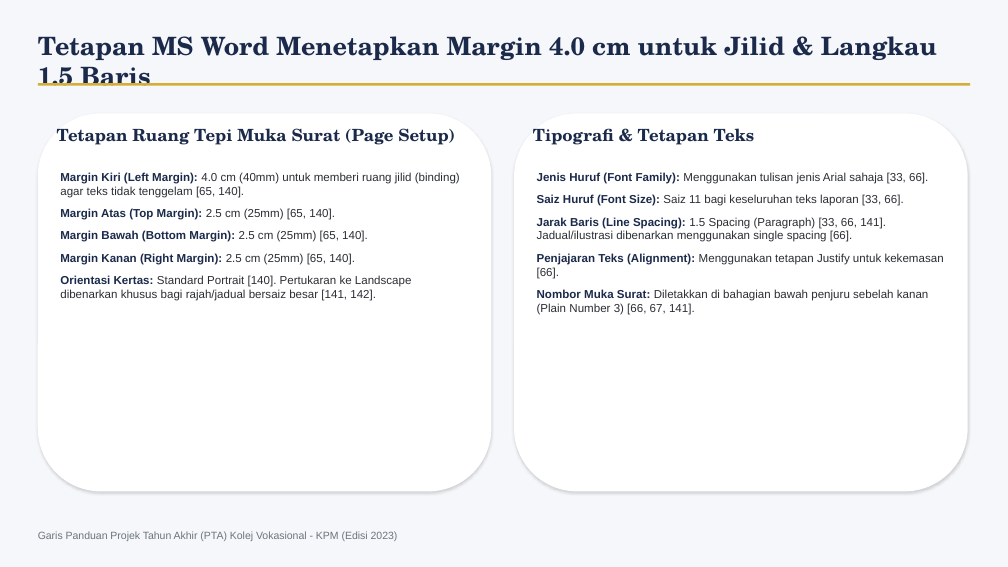
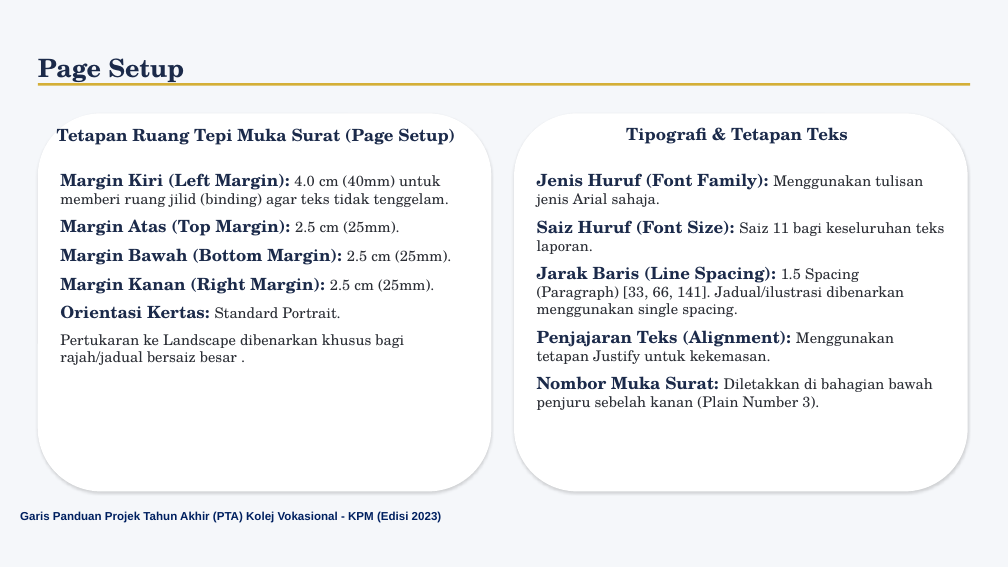
Before and after one commit to cikdet/KVreportformat, a slide deck: slide 7 of KV_PTA_KVSegamat_Sept2026_edit.pptx. Drawn at 1008x567 pixels with LibreOffice and Linux fonts; fonts in the diff are those of the drawing; background and template pictures are left out. Boxes give left, top, right and bottom in pixels: in the first picture for what was removed or moved away, otherwise in the second. Text is boxed around its words. In the diff, an @@ line names an element or a change of style, - is before the commit and + after.

```diff
--- a/KV_PTA_KVSegamat_Sept2026_edit.pptx
+++ b/KV_PTA_KVSegamat_Sept2026_edit.pptx
@@ text removed at (x1=38, y1=36, x2=937, y2=86) @@
-Tetapan MS Word Menetapkan Margin 4.0 cm untuk Jilid & Langkau 1.5 Baris
@@ text added at (x1=38, y1=58, x2=184, y2=86), 24 pt, text #1B2A4A, bold @@
+Page Setup
@@ text "Tipografi & Tetapan Teks" at (x1=626, y1=127, x2=848, y2=144): alignment left to centre @@
@@ text at (x1=60, y1=173, x2=451, y2=365): text changed; size 11 to 14 pt; font Arial to TeX Gyre Schola @@
-Margin Kiri (Left Margin): 4.0 cm (40mm) untuk memberi ruang jilid (binding) agar teks tidak tenggelam [65, 140].
-Margin Atas (Top Margin): 2.5 cm (25mm) [65, 140].
-Margin Bawah (Bottom Margin): 2.5 cm (25mm) [65, 140].
-Margin Kanan (Right Margin): 2.5 cm (25mm) [65, 140].
-Orientasi Kertas: Standard Portrait [140]. Pertukaran ke Landscape dibenarkan khusus bagi rajah/jadual bersaiz besar [141, 142].
+Margin Kiri (Left Margin): 4.0 cm (40mm) untuk memberi ruang jilid (binding) agar teks tidak tenggelam.
+Margin Atas (Top Margin): 2.5 cm (25mm).
+Margin Bawah (Bottom Margin): 2.5 cm (25mm).
+Margin Kanan (Right Margin): 2.5 cm (25mm).
+Orientasi Kertas: Standard Portrait.
+Pertukaran ke Landscape dibenarkan khusus bagi rajah/jadual bersaiz besar .
@@ text at (x1=537, y1=173, x2=945, y2=410): text changed; size 11 to 14 pt; font Arial to TeX Gyre Schola @@
-Jenis Huruf (Font Family): Menggunakan tulisan jenis Arial sahaja [33, 66].
-Saiz Huruf (Font Size): Saiz 11 bagi keseluruhan teks laporan [33, 66].
-Jarak Baris (Line Spacing): 1.5 Spacing (Paragraph) [33, 66, 141]. Jadual/ilustrasi dibenarkan menggunakan single spacing [66].
-Penjajaran Teks (Alignment): Menggunakan tetapan Justify untuk kekemasan [66].
-Nombor Muka Surat: Diletakkan di bahagian bawah penjuru sebelah kanan (Plain Number 3) [66, 67, 141].
+Jenis Huruf (Font Family): Menggunakan tulisan jenis Arial sahaja.
+Saiz Huruf (Font Size): Saiz 11 bagi keseluruhan teks laporan.
+Jarak Baris (Line Spacing): 1.5 Spacing (Paragraph) [33, 66, 141]. Jadual/ilustrasi dibenarkan menggunakan single spacing.
+Penjajaran Teks (Alignment): Menggunakan tetapan Justify untuk kekemasan.
+Nombor Muka Surat: Diletakkan di bahagian bawah penjuru sebelah kanan (Plain Number 3).
@@ text "Garis Panduan Projek Tahun Akhir ..." moved from (x1=38, y1=531, x2=398, y2=541) to (x1=20, y1=511, x2=442, y2=523) @@
@@ text "Garis Panduan Projek Tahun Akhir ..." at (x1=20, y1=511, x2=442, y2=523): size 10 to 11 pt, text colour #6C757D to #002060, bold on @@
```
Also in this commit, not shown: 5 other slides changed, 1 slide added, 3 slides removed, 3 other files.
